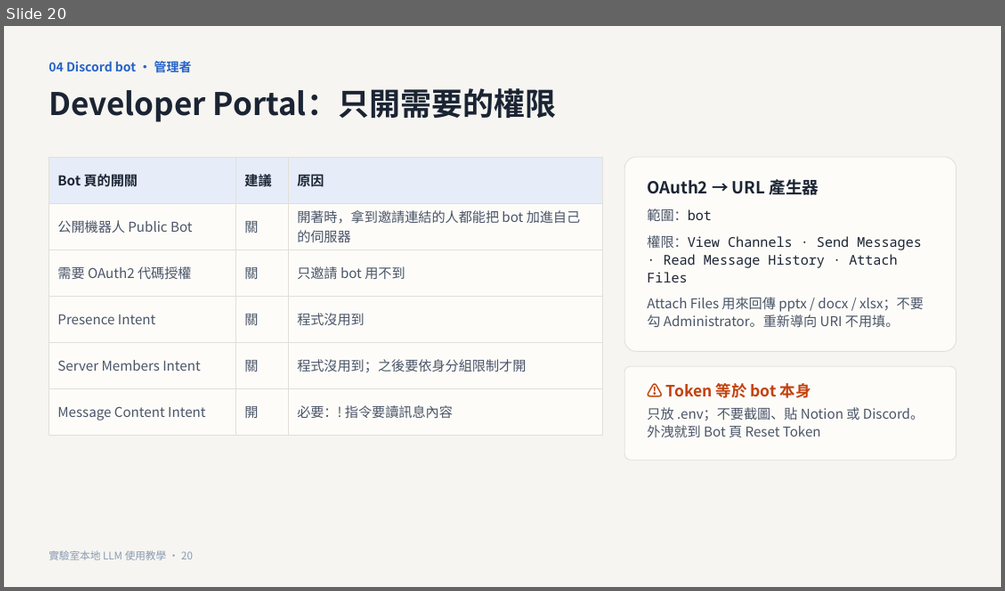
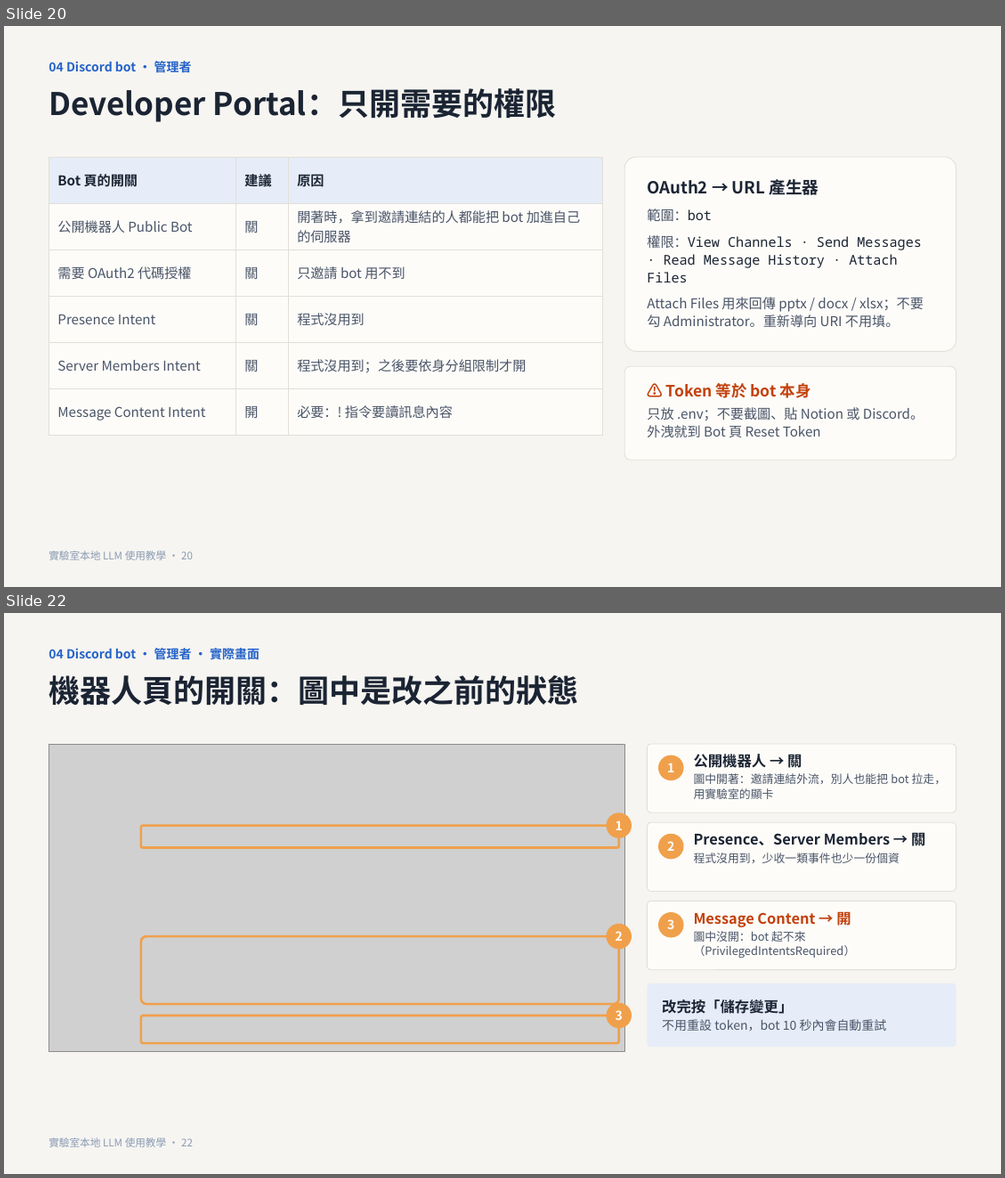
Before and after one commit to CYH4157/local-llm, a slide deck: docs/實驗室本地LLM使用教學.pptx. Shown one above the other, each under a label of ours: slide 20 before the commit, slides 20 and 22 after it; the slides between them are not shown. The pictures are 1005x591 and 1005x1178 pixels, drawn with LibreOffice and Linux fonts; fonts in the diff are those of the drawing; grey boxes stand for pictures. Boxes give left, top, right and bottom in pixels: in the first picture for what was removed or moved away, otherwise in the second. Text is boxed around its words. In the diff, an @@ line names an element or a change of style, - is before the commit and + after.

```diff
--- a/docs/實驗室本地LLM使用教學.pptx
+++ b/docs/實驗室本地LLM使用教學.pptx
@@ slide 22 added at (4,613,1001,1174), background #F6F5F1 @@
@@ text added at (48,647,259,663), 12 pt, text #2563C9, bold @@
+04 Discord bot · 管理者 · 實際畫面
@@ text added at (48,675,578,705), 30 pt, text #1B2433, bold @@
+機器人頁的開關：圖中是改之前的狀態
@@ picture added at (48,744,624,1052) @@
@@ rounded rectangle added at (647,744,956,812), fill #FDFCF9, outline #E2DFD8 0.75 pt @@
@@ ellipse added at (658,755,684,780), fill #F0A04B, 12 pt, text #FFFFFF, bold @@
+1
@@ text added at (694,752,947,799), 11 pt, text #4A5568 @@
+公開機器人 → 關
+圖中開著：邀請連結外流，別人也能把 bot 拉走，用實驗室的顯卡
@@ rounded rectangle added at (141,826,619,848), outline #F0A04B 2.25 pt @@
@@ ellipse added at (606,812,631,838), fill #F0A04B, 12 pt, text #FFFFFF, bold @@
+1
@@ rounded rectangle added at (647,822,956,892), fill #FDFCF9, outline #E2DFD8 0.75 pt @@
@@ ellipse added at (658,834,684,859), fill #F0A04B, 12 pt, text #FFFFFF, bold @@
+2
@@ text added at (694,830,925,863), 14 pt, text #1B2433, bold @@
+Presence、Server Members → 關
+程式沒用到，少收一類事件也少一份個資
@@ rounded rectangle added at (647,900,956,970), fill #FDFCF9, outline #E2DFD8 0.75 pt @@
@@ ellipse added at (606,924,631,949), fill #F0A04B, 12 pt, text #FFFFFF, bold @@
+2
@@ ellipse added at (658,912,684,938), fill #F0A04B, 12 pt, text #FFFFFF, bold @@
+3
@@ text added at (694,908,856,957), 11 pt, text #4A5568 @@
+Message Content → 開
+圖中沒開：bot 起不來（PrivilegedIntentsRequired）
@@ rounded rectangle added at (141,936,619,1004), outline #F0A04B 2.25 pt @@
@@ rounded rectangle added at (647,983,956,1046), fill #E6EDF8 @@
@@ ellipse added at (606,1003,631,1028), fill #F0A04B, 12 pt, text #FFFFFF, bold @@
+3
@@ text added at (662,999,887,1030), 12 pt, text #4A5568 @@
+改完按「儲存變更」
+不用重設 token，bot 10 秒內會自動重試
@@ rounded rectangle added at (141,1015,619,1043), outline #F0A04B 2.25 pt @@
@@ text added at (48,1137,193,1147), 10 pt, text #8B9BB4 @@
+實驗室本地 LLM 使用教學 · 22
```
Also in this commit, not shown: 17 slides changed, 3 other slides added, 7 other files.
